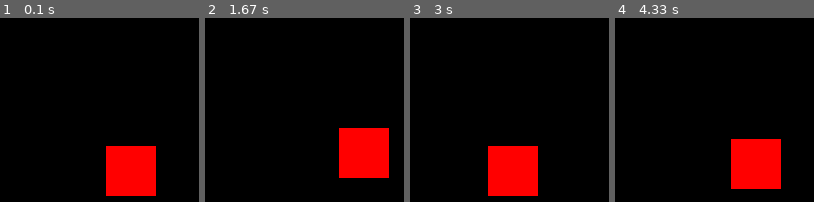
Above: before the commit, frames 1-4 (left to right).
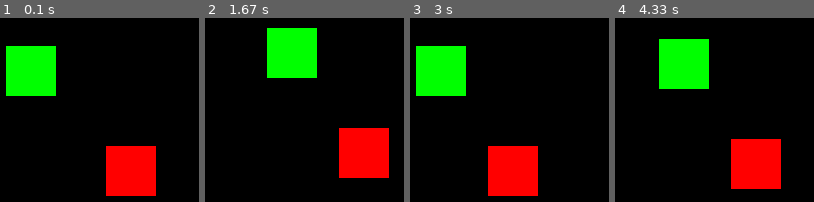
Above: after the commit, the same moments.

Repository: anshvrma/pygamelearn
Game: pygame game, started from py1gm.py
Same seed, same stepped clock (60 frames per second), same inputs: the game is played once before the commit and once after it.
Inputs:
- Up to frame 1 (0.1 s): no input
- Up to frame 2 (1.67 s): hold Right 0.33-0.8 s; hold Up 0.83-1.13 s; hold W 0.83-1.13 s; hold Right 1.17-1.63 s; hold D 1.17-1.63 s
- Up to frame 3 (3 s): hold Left 1.67-2.2 s; hold A 1.67-2.2 s; hold Down 2.23-2.53 s; hold S 2.23-2.53 s; hold Left 2.57-2.97 s; hold A 2.57-2.97 s
- Up to frame 4 (4.33 s): hold Up 3-3.37 s; hold W 3-3.37 s; hold Right 3.4-4.03 s; hold D 3.4-4.03 s; hold Down from 4.07 s (still down); hold S from 4.07 s (still down)

The runs differ from the first frame. In frame 1, 6.8% of the frame differs, in the area x 3-29%, y 15-43%; in frame 2, 6.8%; in frame 3, 6.8%; in frame 4, 6.8%.

Commit message:
tic-tac game

Diff:
--- a/demo.py
+++ /dev/null
@@ -1,255 +0,0 @@
-""" calculator """
-# a= int(input("First number: "))
-# s= str(input("symbol: "))
-# b= int(input("second number: "))
-# add= "+"
-# sub="-"
-# div="/"
-# multiply="*"
-
-# if s is add:
-#     print("your answer is",a+b)
-
-# elif s is sub:
-#     print("your answer is",a-b)
-
-# elif s is div:
-#     print("your answer is",a/b)
-
-# elif s is multiply:
-#     print("your answer is",a*b)
-
-# else:
-#     print("Error!")
-
-
-"""time greeting"""
-# import time
-# name= input("What is your name? ")
-# timestamp = int(time.strftime('%H'))
-# R_name= name.capitalize()
-# if (5<= timestamp<12):
-#     print("Good morning,",R_name)
-# elif (12<= timestamp<18):
-#     print("Good afternoon,",R_name)
-# elif (18<= timestamp<22):
-#     print("Good evening,",R_name)
-# else:
-#     print("Good night,",R_name)
-
-
-"""Quiz show"""
-# que= ["what is the color of milk?", "how many edge a triangle have?", "how many color traffic light have?"]
-# opsn= ["black", "white", "Red", "blue", "2", "4", "3", "5"]
-
-# x=0
-# for x in que:
-#     print(x)
-#     if x == que[0]:
-#         print(opsn[:4])
-#         ans= input("Write your answer here:- ")
-#         if ans == opsn[1]:
-#             print("you have won Rs. 10,000")
-#         else:
-#             print("you have won Rs. 0, Better luck next time!")
-#             break
-#     elif x == que[1]:
-#         print(opsn[4:])
-#         ans= input("Write your answer here:- ")
-#         if ans == opsn[6]:
-#             print("you have won Rs. 20,000")
-#         else:
-#             print("you have won Rs. 10,000, Better luck next time!")
-#             break
-#     elif x == que [2]:
-#         print(opsn[4:])
-#         ans= input("Write your answer here:- ")
-#         if ans == opsn[6]:
-#             print("you have won Rs. 30,000")
-#         else:
-#             print("you have won Rs. 20,000, Better luck next time!")
-#             break
-
-"""recursion - fibonacci effect"""
-# def fibonacci(n):
-#     if (n == 0):
-#         return 0
-#     elif (n == 1):
-#         return 1
-#     else:
-#         return int(fibonacci(n-1) + fibonacci(n-2))
-
-# print(fibonacci(9))
-# print(fibonacci(8))
-# print(fibonacci(7))
-# print(fibonacci(6))
-# print(fibonacci(5))
-# print(fibonacci(4))
-# print(fibonacci(3))
-# print(fibonacci(2))
-# print(fibonacci(1))
-# print(fibonacci(0))
-
-"""secret code language"""
-# write a python program to translate a massage into secret code language. use the rule below to translate normal english into secret code language
-
-# # coding:
-# if the word contains atleast 3 characters, remove the first letter and append it at the end.
-# now append three random characters at the starting and ending.
-# else:
-# simply reverse the String
-
-# decoding:
-# if the word contain less than 3 characters, reverse it
-# else:
-#     remove 3 random characters from the start and end. now remove the last letter and append it to the beginning
-
-# your program should ask whether you want to code or decode
-
-"""solution"""
-# st = input("Enter message: ")
-# words= st.split(" ")
-# coding = input("1 for coding and 0 for decoding")
-# coding = True if (coding == "1") else False
-# if (coding):
-#     nwords = []
-#     for word in words:
-#         if (len(word)>= 3):
-#             r1 = "uid"
-#             r2 = "hbi"
-#             stnew = r1 + word[1:] + word[0] + r2
-#             nwords.append(stnew)
-#         else:
-#             nwords.append(word[::-1])
-#     print(" ".join(nwords))
-
-# else:
-#     nwords = []
-#     for word in words:
-#         if (len(word)>= 3):
-#             stnew = word[3:-3]
-#             stnew = stnew[-1] + stnew[:-1]
-#             nwords.append(stnew)
-#         else:
-#             nwords.append(word[::-1])
-#     print(" ".join(nwords))
-
-
-"""Class, obj and constructors(__init__)initialization"""
-# class stu:
-#     def __init__(self, nam, mth_mrks, sci_mrks) -> None:
-#         self.name = nam
-#         self.math_mrks = int(mth_mrks)
-#         self.science_mrks = int(sci_mrks)
-#         print(f'Student name: {self.name}, He get {self.math_mrks} in maths and get {self.science_mrks} in science.')
-#         if (self.math_mrks and self.science_mrks >= 33):
-#             print(f"{self.name} passed the exams.")
-#         else:
-#             print(f"{self.name} failed the exams.")
-
-# stu1 = stu("Ramesh", 40, 90)
-# stu2 = stu("Nita", 10, 20)
-
-
-"""Rock, Paper, Scissors game"""
-# import random
-
-# def rslt(player, comp):
-#     if comp == player:
-#         return 0
-
-#     if (comp == 0 and player == 2):
-#         return -1
-
-#     if (comp == 1 and player == 0):
-#         return -1
-
-#     if (comp == 2 and player == 1):
-#         return -1
-
-#     return 1
-
-# run = True
-# while run:
-#     player = int(input("0 for Rock, 1 for Paper and 2 for Scissors:\n"))
-#     comp = random.randint(0, 2)
-#     score = rslt(player, comp)
-#     print("You: ", player)
-#     print("computer: ", comp)
-
-#     if (score == 0):
-#         print("it's a Draw")
-#     elif (score == -1):
-#         print("You Lose!")
-#     else:
-#         print("You Won!")
-#         run = False
-
-"""Clear the Clutter"""
-# import os
-
-# files = os.listdir("abc")
-# i = 1
-# for file in files:
-#     if file.endswith(".txt"):
-#         os.rename(f"abc/{file}", f"abc/{i}.txt")
-#         i = i +1
-
-"""command line utility"""
-# import argparse
-# import requests
-
-# def DownloadFile(url, local_filename):
-#     if local_filename is None:
-#         local_filename = url.split('/')[-1]
-#     r = requests.get(url)
-#     f = open(local_filename, 'wb')
-#     for chunk in r.iter_content(chunk_size=512 * 1024):
-#         if chunk: # filter out keep-alive new chunks
-#             f.write(chunk)
-#     f.close()
-#     return
-# parser = argparse.ArgumentParser()
-
-# #add command line arguments
-# parser.add_argument("url", help= "Link of the file to download")
-# # parser.add_argument("output", help= "by which name you want to save the file")
-# parser.add_argument("-o", "--output", help= "by which name you want to save the file", default= None)
-
-
-# # parser the argument
-# args = parser.parse_args()
-
-# #use the argument in code
-# print(args.url)
-# print(args.output)
-# DownloadFile(args.url, args.output)
-
-"""walrus operator"""
-# foods = list()
-# while (food := input("what food do you like? ")) != "quit":
-#     foods.append(food)
-
-"""text-to-speech"""
-# import pyttsx3
-
-# text_speech = pyttsx3.init()
-
-# answer = input("What do you want to convert?\n")
-# text_speech.say(answer)
-# text_speech.runAndWait()
-
-"""News app api"""
-# import requests
-# import json
-
-# query = input("What type of news are you intrested in?\n")
-# url= f"https://newsapi.org/v2/everything?q={query}&from=2024-01-06&sortBy=publishedAt&apiKey=e2545795a9f74e14b137a48ce3307064"
-
-# r = requests.get(url)
-# news= json.loads(r.text)
-
-# for article in news["articles"]:
-#     print(article["title"])
-#     print(article["description"])
-#     print("__________________________________________________")
--- a/py1gm.py
+++ b/py1gm.py
@@ -10,6 +10,7 @@
 
 # rectangle
 player = pygame.Rect((300, 250, 50, 50))
+player2 = pygame.Rect((200, 150, 50, 50))
 
 # loop
 run = True
@@ -20,17 +21,29 @@
 
 # rectangle color
     pygame.draw.rect(screen, (255, 0, 0), player)
+    pygame.draw.rect(screen, (0, 255, 0), player2)
 
 # controls
     key = pygame.key.get_pressed()
     if key[pygame.K_a] == True:
         player.move_ip(-1, 0)
+    if key[pygame.K_LEFT] == True:
+        player2.move_ip(-1, 0)
+
     if key[pygame.K_d] == True:
         player.move_ip(1, 0)
+    if key[pygame.K_RIGHT] == True:
+        player2.move_ip(1, 0)
+
     if key[pygame.K_w] == True:
         player.move_ip(0, -1)
+    if key[pygame.K_UP] == True:
+        player2.move_ip(0, -1)
+
     if key[pygame.K_s] == True:
         player.move_ip(0, 1)
+    if key[pygame.K_DOWN] == True:
+        player2.move_ip(0, 1)
 
 # event handler
     for event in pygame.event.get():
--- /dev/null
+++ b/tic-tac.py
@@ -0,0 +1,96 @@
+from random import randrange
+
+
+def display_board(board):
+	print("+-------" * 3,"+", sep="")
+	for row in range(3):
+		print("|       " * 3,"|", sep="")
+		for col in range(3):
+			print("|   " + str(board[row][col]) + "   ", end="")
+		print("|")
+		print("|       " * 3,"|",sep="")
+		print("+-------" * 3,"+",sep="")
+
+def enter_move(board):
+	ok = False	# fake assumption - we need it to enter the loop
+	while not ok:
+		move = input("Enter your move: ")
+		ok = len(move) == 1 and move >= '1' and move <= '9' # is user's input valid?
+		if not ok:
+			print("Bad move - repeat your input!") # no, it isn't - do the input again
+			continue
+		move = int(move) - 1 	# cell's number from 0 to 8
+		row = move // 3 	# cell's row
+		col = move % 3		# cell's column
+		sign = board[row][col]	# check the selected square
+		ok = sign not in ['O','X']
+		if not ok:	# it's occupied - to the input again
+			print("Field already occupied - repeat your input!")
+			continue
+	board[row][col] = 'O' 	# set '0' at the selected square
+
+
+def make_list_of_free_fields(board):
+	free = []
+	for row in range(3): # iterate through rows
+		for col in range(3): # iterate through columns
+			if board[row][col] not in ['O','X']: # is the cell free?
+				free.append((row,col)) # yes, it is - append new tuple to the list
+	return free
+
+
+def victory_for(board,sgn):
+	if sgn == "X":	# are we looking for X?
+		who = 'me'	# yes - it's computer's side
+	elif sgn == "O": # ... or for O?
+		who = 'you'	# yes - it's our side
+	else:
+		who = None	# we should not fall here!
+	cross1 = cross2 = True  # for diagonals
+	for rc in range(3):
+		if board[rc][0] == sgn and board[rc][1] == sgn and board[rc][2] == sgn:	# check row rc
+			return who
+		if board[0][rc] == sgn and board[1][rc] == sgn and board[2][rc] == sgn: # check column rc
+			return who
+		if board[rc][rc] != sgn: # check 1st diagonal
+			cross1 = False
+		if board[2 - rc][2 - rc] != sgn: # check 2nd diagonal
+			cross2 = False
+	if cross1 or cross2:
+		return who
+	return None
+
+
+def draw_move(board):
+	free = make_list_of_free_fields(board) # make a list of free fields
+	cnt = len(free)
+	if cnt > 0:
+		this = randrange(cnt)
+		row, col = free[this]
+		board[row][col] = 'X'
+
+
+board = [ [3 * j + i + 1 for i in range(3)] for j in range(3) ]
+board[1][1] = 'X' # set first 'X' in the middle
+free = make_list_of_free_fields(board)
+human_turn = True # which turn is it now?
+while len(free):
+	display_board(board)
+	if human_turn:
+		enter_move(board)
+		victor = victory_for(board,'O')
+	else:
+		draw_move(board)
+		victor = victory_for(board,'X')
+	if victor != None:
+		break
+	human_turn = not human_turn
+	free = make_list_of_free_fields(board)
+
+display_board(board)
+if victor == 'you':
+	print("You won!")
+elif victor == 'me':
+	print("I won")
+else:
+	print("Tie!")
Not shown, removed: Python_Cheatsheet_CodeWithHarry.pdf
